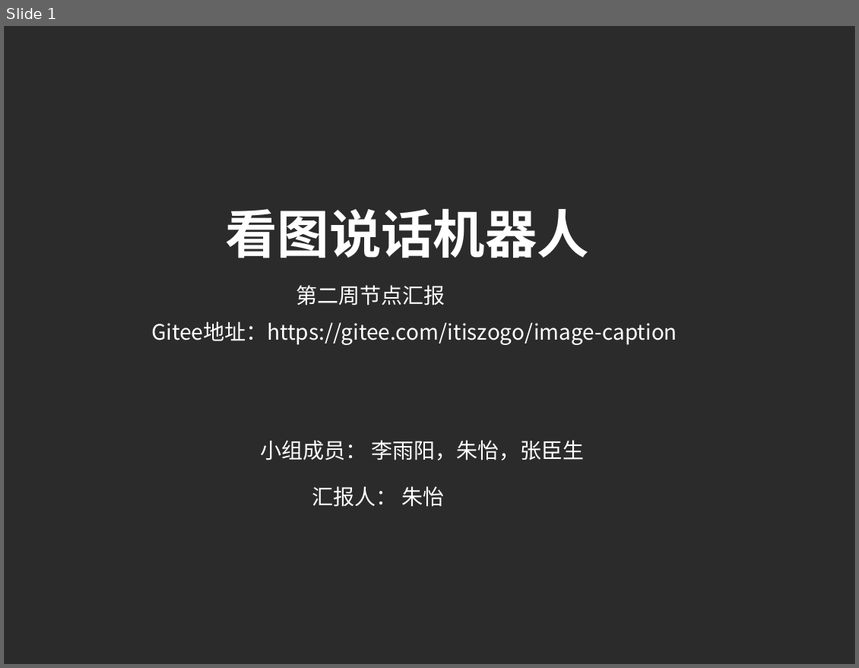
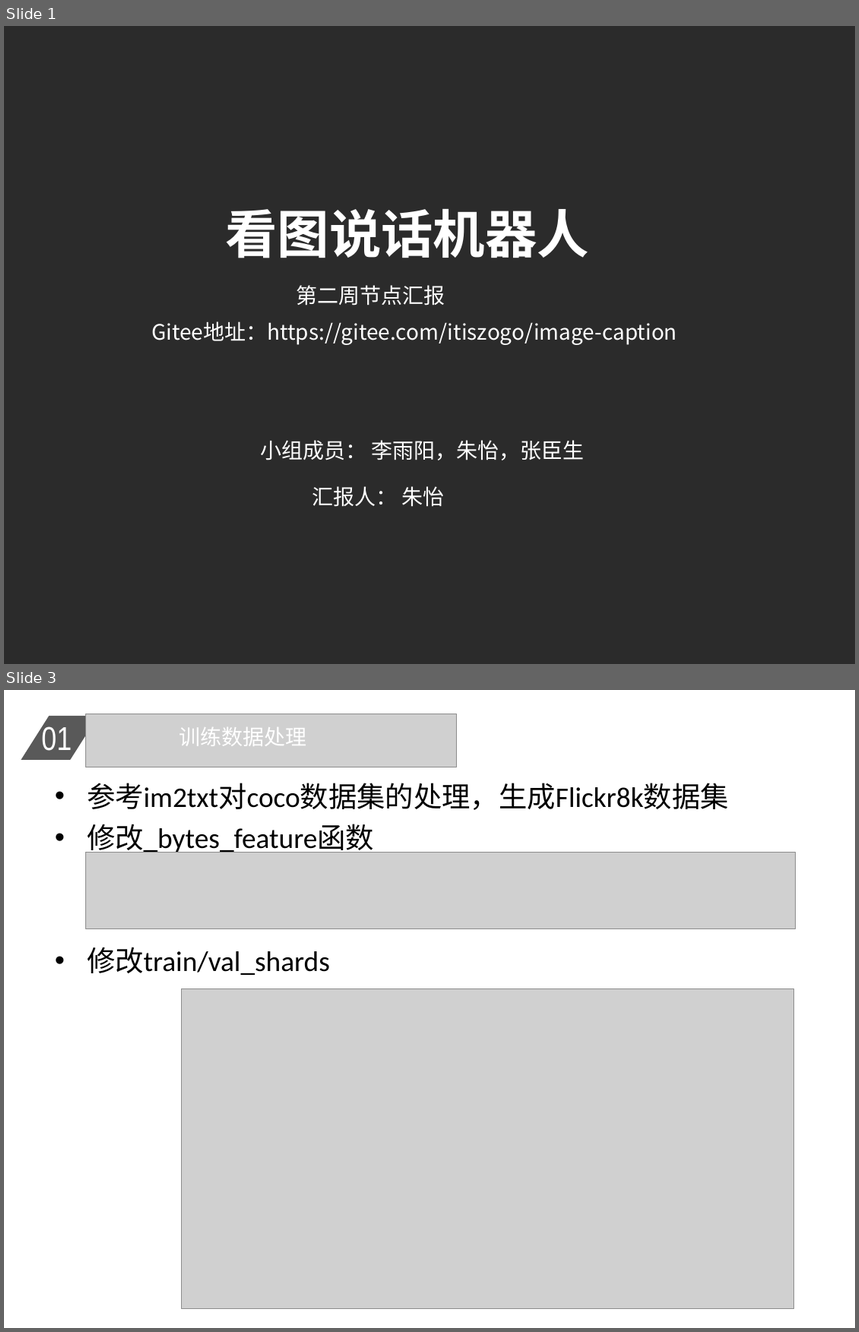
Before and after one commit to zhuyi55/img_caption, a slide deck: documents/report_2.ppt. Shown one above the other, each under a label of ours: slide 1 before the commit, slides 1 and 3 after it; the slides between them are not shown. The pictures are 859x668 and 859x1332 pixels, drawn with LibreOffice and Linux fonts; fonts in the diff are those of the drawing; grey boxes stand for pictures; background and template pictures are left out; a plain dark background stands for a picture behind light text. Boxes give left, top, right and bottom in pixels: in the first picture for what was removed or moved away, otherwise in the second. Text is boxed around its words. In the diff, an @@ line names an element or a change of style, - is before the commit and + after.

```diff
--- a/documents/report_2.ppt
+++ b/documents/report_2.ppt
@@ slide 3 added at (4,690,855,1328), background #FFFFFF @@
@@ parallelogram added at (21,716,98,760), fill #595959 @@
@@ text added at (41,723,72,751), 28 pt, text #FFFFFF @@
+01
@@ picture added at (86,714,457,768) @@
@@ text added at (179,727,306,746), 18 pt, text #FFFFFF @@
+训练数据处理
@@ text added at (87,783,729,975), 24 pt, text #000000 @@
+• 参考im2txt对coco数据集的处理，生成Flickr8k数据集
+• 修改_bytes_feature函数
+• 修改train/val_shards
@@ picture added at (86,853,796,929) @@
@@ picture added at (182,989,794,1309) @@
```
Also in this commit, not shown: 6 slides changed, 1 other slide added, 1 slide removed, 1 other file.
